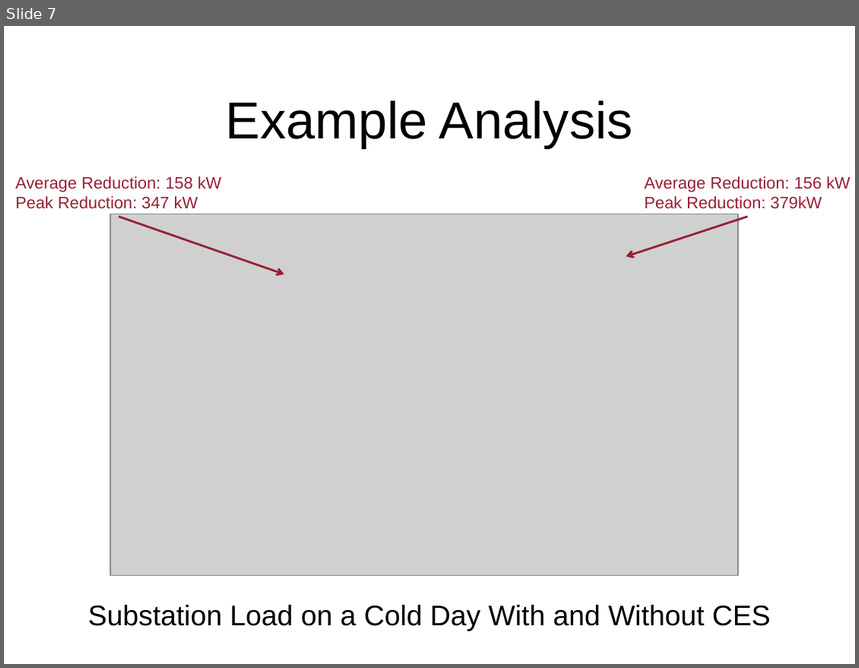
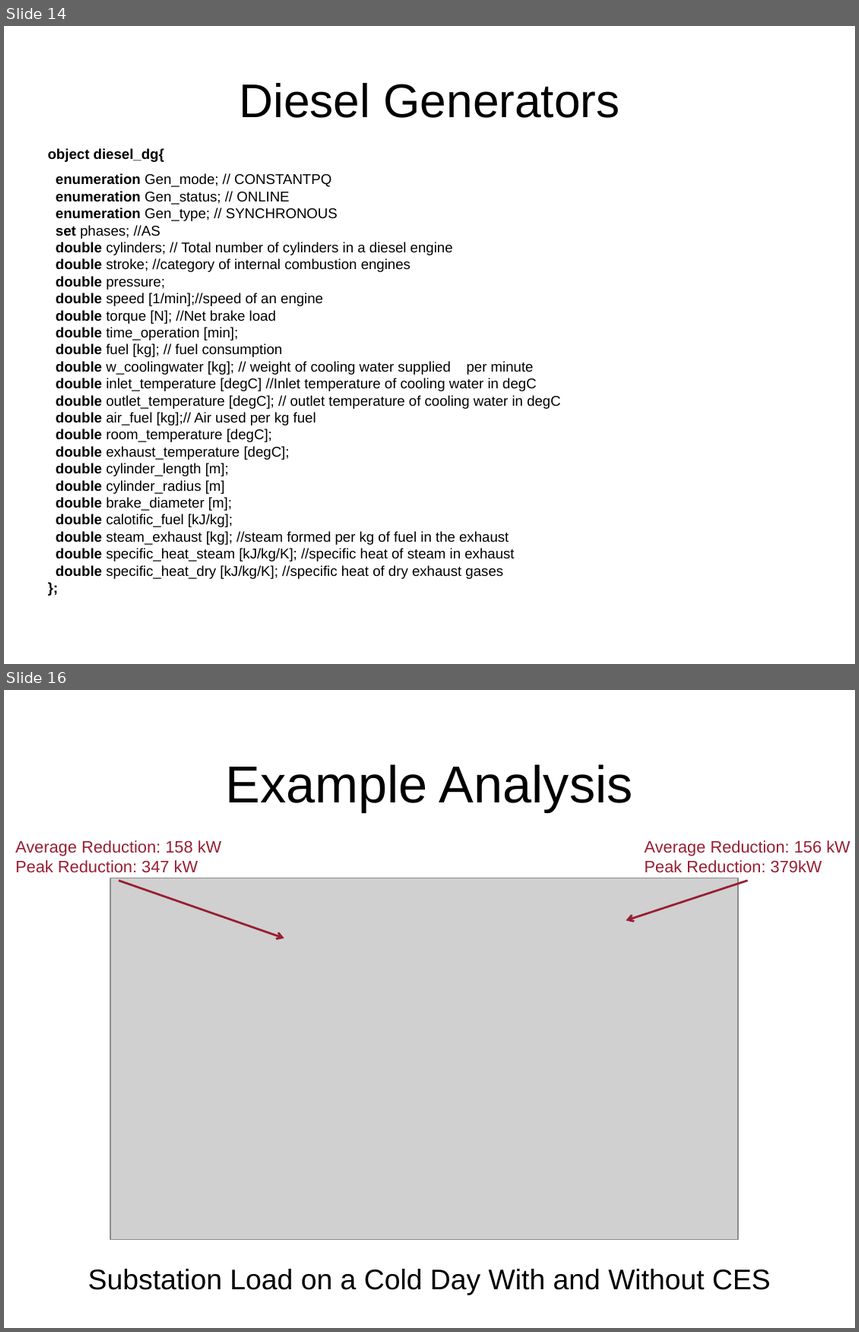
Before and after one commit to gridlab-d/course, a slide deck: ThreeDayCourse_v22/Day2/4.4 - Generator Module.ppt. Shown one above the other, each under a label of ours: slide 7 before the commit, slides 14 and 16 after it; the slides between them are not shown. The pictures are 859x668 and 859x1332 pixels, drawn with LibreOffice and Linux fonts; fonts in the diff are those of the drawing; grey boxes stand for pictures; background and template pictures are left out. Boxes give left, top, right and bottom in pixels: in the first picture for what was removed or moved away, otherwise in the second. Text is boxed around its words. In the diff, an @@ line names an element or a change of style, - is before the commit and + after.

Commit message:
Added modified generator module presentation for the three day course.

```diff
--- a/ThreeDayCourse_v22/Day2/4.4 - Generator Module.ppt
+++ b/ThreeDayCourse_v22/Day2/4.4 - Generator Module.ppt
@@ slide 14 added at (4, 26, 855, 664), background picture (left out) @@
@@ title added at (239, 83, 620, 118), 40 pt, text #000000 @@
+Diesel Generators
@@ text added at (48, 148, 561, 579), 12 pt, text #000000 @@
+object diesel_dg{
+enumeration Gen_mode; // CONSTANTPQ
+enumeration Gen_status; // ONLINE
+enumeration Gen_type; // SYNCHRONOUS
+set phases; //AS
+double cylinders; // Total number of cylinders in a diesel engine
+double stroke; //category of internal combustion engines
+double pressure;
+double speed [1/min];//speed of an engine
+double torque [N]; //Net brake load
+double time_operation [min];
+double fuel [kg]; // fuel consumption
+double w_coolingwater [kg]; // weight of cooling water supplied per minute
+double inlet_temperature [degC] //Inlet temperature of cooling water in degC
+double outlet_temperature [degC]; // outlet temperature of cooling water in degC
+double air_fuel [kg];// Air used per kg fuel
+double room_temperature [degC];
+double exhaust_temperature [degC];
+double cylinder_length [m];
+double cylinder_radius [m]
+double brake_diameter [m];
+double calotific_fuel [kJ/kg];
+double steam_exhaust [kg]; //steam formed per kg of fuel in the exhaust
+double specific_heat_steam [kJ/kg/K]; //specific heat of steam in exhaust
+double specific_heat_dry [kJ/kg/K]; //specific heat of dry exhaust gases
+};
@@ what was slide 7 is now slide 16 @@
```
Also in this commit, not shown: 3 slides changed, 13 other slides added, 3 slides removed.
